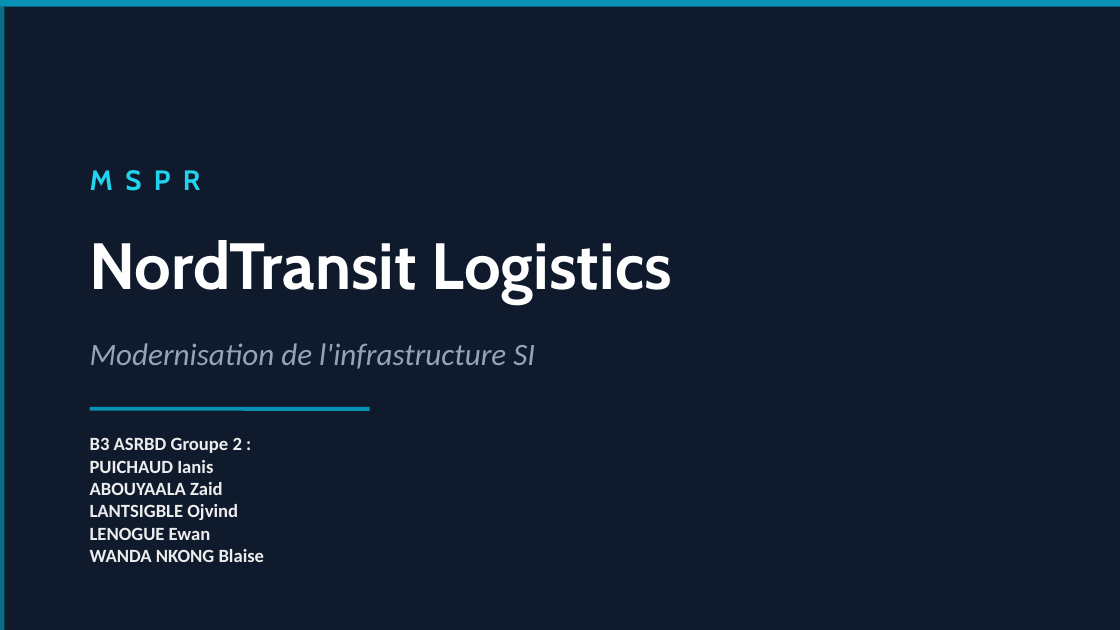
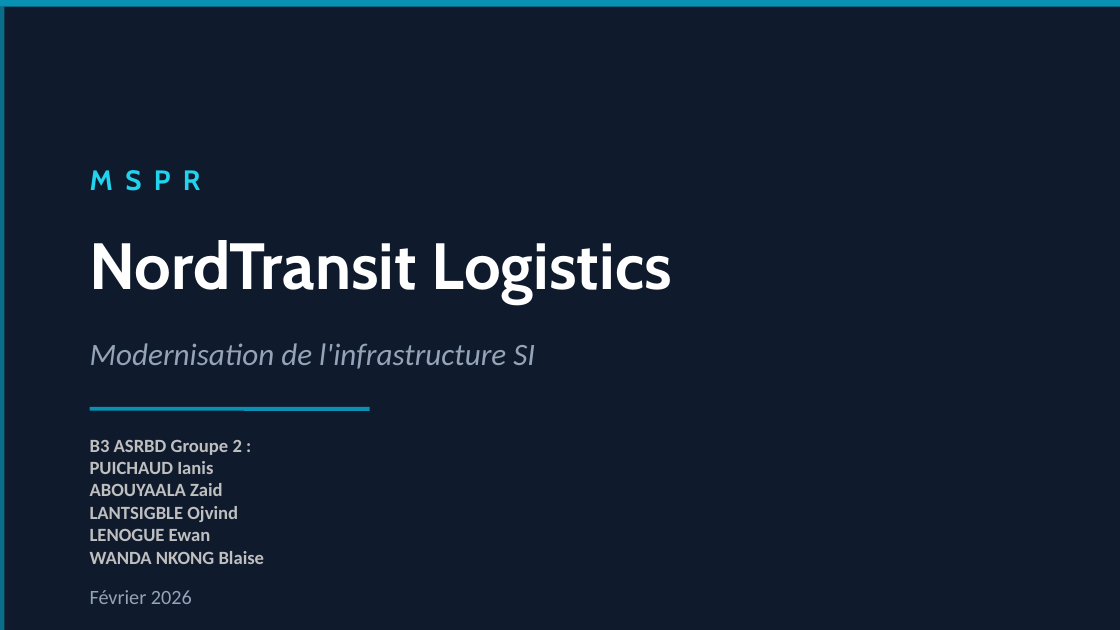
Before and after one commit to AnythingLegalConsidered/MSPR-NordTransit, a slide deck: slide 1 of docs/05-soutenance/MSPR_NordTransit_Presentation.pptx. Drawn at 1120x630 pixels with LibreOffice and Linux fonts; fonts in the diff are those of the drawing. Boxes give left, top, right and bottom in pixels: in the first picture for what was removed or moved away, otherwise in the second. Text is boxed around its words. In the diff, an @@ line names an element or a change of style, - is before the commit and + after.

```diff
--- a/docs/05-soutenance/MSPR_NordTransit_Presentation.pptx
+++ b/docs/05-soutenance/MSPR_NordTransit_Presentation.pptx
@@ text "B3 ASRBD Groupe 2 :" at (x1=90, y1=440, x2=265, y2=564): text colour #EDEDED to #BFBFBF @@
@@ text added at (x1=90, y1=590, x2=192, y2=604), 13 pt, text #94A3B8 @@
+Février 2026
```
Also in this commit, not shown: 5 other slides changed, 1 slide added.
